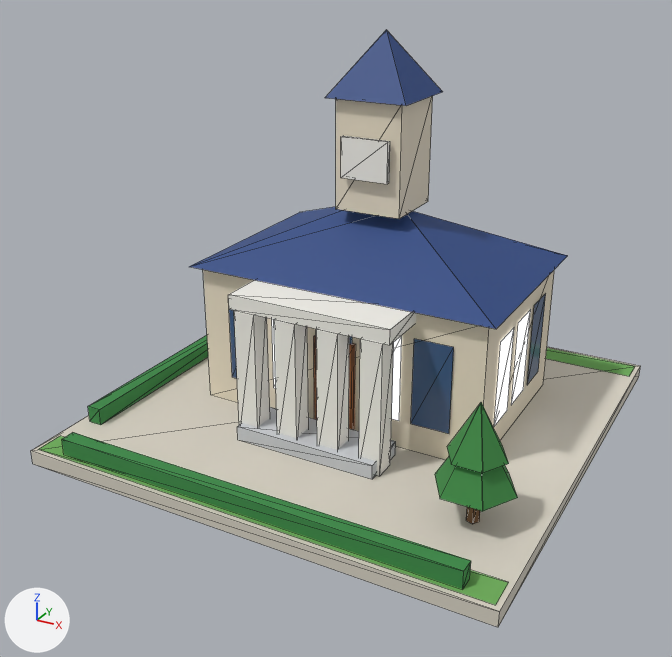
One commit to the glTF model public/models/21.glb: the scene before it, then after it.
Camera for both pictures: a 50 mm camera at (0.8, -1.572, 0.98) aimed at (-0.016, -0.087, 0.238). Every picture has the same lights, and +X, +Y and +Z are marked at lower left. The older version comes first. Mesh edges are drawn as thin lines. Vertices at exactly the same position are counted once.

In view in the first picture: 'b21'.
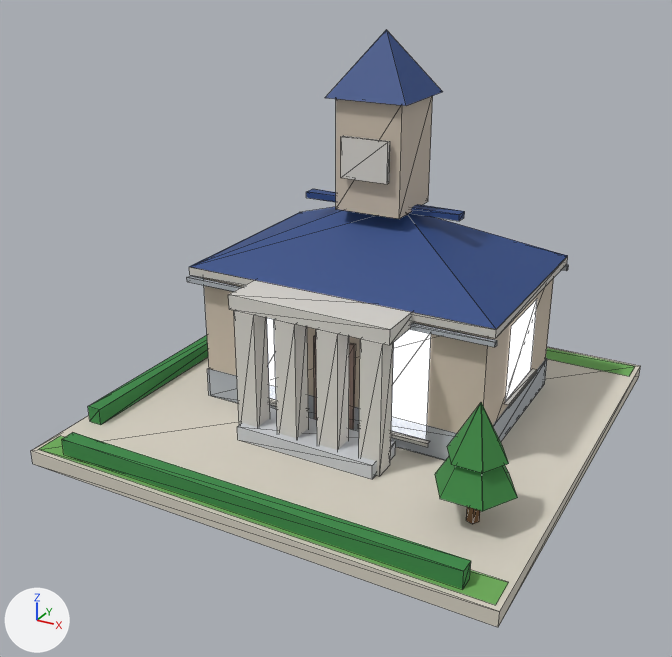
Boxes (x1, y1, x2, y2) around the edits, measured in the pictures (672 x 657 px):
'b21', surface changed, reshaped
    both: (31, 30, 640, 627)
part 1 of me_b21, added (blue)
    after: (306, 189, 465, 221)
part 2 of me_b21, added
    after: (189, 256, 568, 338)
part 3 of me_b21, added
    after: (187, 276, 497, 347)
part 4 of me_b21, added
    after: (207, 358, 547, 461)
part 5 of me_b21, rebuilt (mostly hidden before)
    before: (272, 319, 276, 388)
    after: (267, 318, 276, 400)
part 6 of me_b21, rebuilt
    before: (392, 336, 402, 421)
    after: (391, 329, 431, 439)
part 7 of me_b21, rebuilt (57% wider, 8% taller)
    before: (511, 310, 531, 405)
    after: (505, 299, 537, 402)
part 8 of me_b21, deleted (blue)
    before: (411, 339, 454, 434)
part 9 of me_b21, deleted (blue)
    before: (527, 294, 546, 385)
part 10 of me_b21, deleted
    before: (494, 328, 514, 426)
part 11 of me_b21, deleted
    before: (228, 299, 237, 378)
part 12 of me_b21, added
    after: (269, 369, 537, 447)

What changed in the scene script:
```text
Change mat_wall_cream:
    where n2 = _N.new('ShaderNodeMix'); n2.name = 'Mix'
    n2.inputs[7].default_value: (0.823, 0.738, 0.578, 1.0) -> (0.604, 0.521, 0.423, 1.0)  # 'B', pale yellow #eadfc8 -> 'B', light grey #ccbfae
Change mat_wall_white:
    where n2 = _N.new('ShaderNodeMix'); n2.name = 'Mix'
    n2.inputs[7].default_value: (0.896, 0.88, 0.823, 1.0) -> (0.68, 0.658, 0.617, 1.0)  # 'B', white #f3f1ea -> 'B', light grey #d7d4ce
Change mat_wall_wood:
    where n2 = _N.new('ShaderNodeMix'); n2.name = 'Mix'
    n2.inputs[7].default_value: (0.392, 0.138, 0.0423, 1.0) -> (0.342, 0.25, 0.209, 1.0)  # 'B', brown #a8683a -> 'B', brown #9e897e
Add mat_white:
    mat_white = bpy.data.materials.new('white')
    # nodes: BsdfPrincipled, Mix, OutputMaterial, VertexColor
    # colours: light grey #cecbc4, mixed with the vertex colours
Add mat_glow_window_res:
    mat_glow_window_res = bpy.data.materials.new('glow_window_res')
    # nodes: BsdfPrincipled, Mix, OutputMaterial, VertexColor
    # colours: blue #3d5a82, mixed with the vertex colours
Add mat_slab:
    mat_slab = bpy.data.materials.new('slab')
    # nodes: BsdfPrincipled, Mix, OutputMaterial, VertexColor
    # colours: grey #aeb4bb, mixed with the vertex colours
Change me_b21:
    remove me_b21.from_pydata(...)  # 226 vertices, 240 faces; spans x -0.48..0.48, y -0.48..0.48, z 0.0..0.79
    add me_b21.from_pydata(...)  # 264 vertices, 292 faces; spans x -0.48..0.48, y -0.48..0.48, z 0.0..0.79
    me_b21 part 1: the loose piece of 8 vertices spanning x -0.07..0.07, y 0.01..0.15, z 0.45..0.67 is copied, and the copy is scaled about its middle by (2.45, 0.193, 0.0582), then moved by (0.0, 0.0, -0.108), in mat_roof_blue; it spans x -0.172..0.172, y 0.067..0.094, z 0.445..0.458
    me_b21 part 2: the loose piece of 8 vertices spanning x -0.07..0.07, y 0.01..0.15, z 0.45..0.67 is copied, and the copy is scaled about its middle by (4.71, 3.14, 0.075), then moved by (0.0, 0.0, -0.239), in mat_white; it spans x -0.33..0.33, y -0.14..0.3, z 0.312..0.329
    me_b21 part 3: the loose piece of 8 vertices spanning x -0.045..0.045, y -0.126..-0.116, z 0.03..0.23 is copied, and the copy is scaled about its middle by (7.38, 1.05, 0.049), then moved by (0.0, -0.02, 0.173), in mat_slab; it spans x -0.332..0.332, y -0.146..-0.136, z 0.298..0.308
    me_b21 part 4: the loose piece of 8 vertices spanning x -0.31..0.31, y -0.12..0.28, z 0.03..0.33 is copied, and the copy is scaled about its middle by (1.01, 1.01, 0.213), then moved by (0.0, 0.0, -0.118), in mat_slab; it spans x -0.313..0.313, y -0.123..0.283, z 0.03..0.094
    me_b21 part 5: the loose piece of 4 vertices spanning x -0.144..-0.064, y -0.123, z 0.09..0.27 is rebuilt with 4 vertices and now spans x -0.202..-0.067, y -0.123, z 0.063..0.291, in mat_glow_window_res
    me_b21 part 6: the loose piece of 4 vertices spanning x 0.064..0.144, y -0.123, z 0.09..0.27 is rebuilt with 4 vertices and now spans x 0.067..0.202, y -0.123, z 0.063..0.291, in mat_glow_window_res
    me_b21 part 7: the loose piece of 4 vertices spanning x 0.313, y 0.042..0.118, z 0.09..0.27 is rebuilt with 4 vertices and now spans x 0.313, y 0.001..0.16, z 0.117..0.279, in mat_glow_window_res
    me_b21 part 8: the loose piece of 4 vertices spanning x 0.168..0.248, y -0.123, z 0.09..0.27 is deleted
    me_b21 part 9: the loose piece of 4 vertices spanning x 0.313, y 0.142..0.218, z 0.09..0.27 is deleted
    me_b21 part 10: the loose piece of 4 vertices spanning x 0.313, y -0.058..0.018, z 0.09..0.27 is deleted
    me_b21 part 11: the loose piece of 4 vertices spanning x -0.248..-0.168, y -0.123, z 0.09..0.27 is deleted
    me_b21 part 12
    12 vertices are added at x -0.21..0.324, y -0.133..0.168, z 0.056..0.117
    6 new vertices lie (0.151, 0.0, 0.0) away from vertices in x -0.21..0.059, y -0.133..-0.123, z 0.056..0.063
    12 new faces join them, mat_white
    other edits to the shape of me_b21 do not show in these pictures
    remove me_b21.materials.append(mat_glass_dark)
    remove me_b21.materials.append(mat_glow_window)
    add me_b21.materials.append(mat_white)
    add me_b21.materials.append(mat_slab)
    add me_b21.materials.append(mat_glow_window_res)
```
